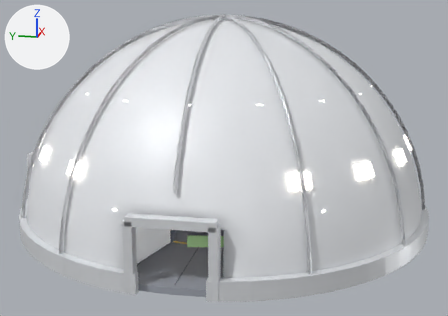
The FBX model unreal/LunarOutpost/Models/hab__hab.fbx as it was, and as the next commit left it.
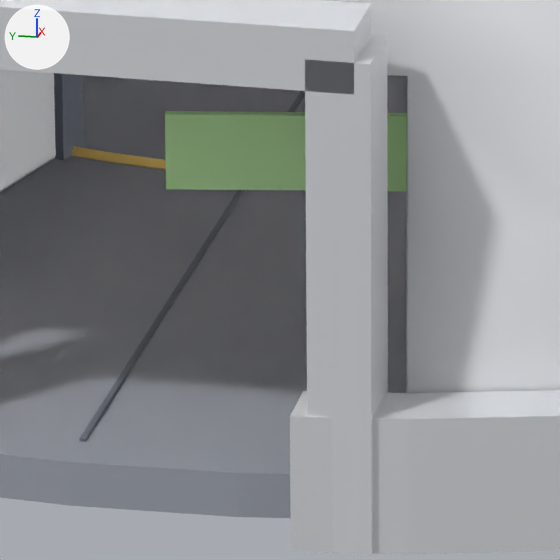
There are two pictures of each version: one whole from a 50 mm lens placed at (-33.9, -6.8, 11.7), pointed at (-0.5, -0.1, 3.4), one close up on the part from 36% to 55% of the width and 69% to 96% of the height. The axes (+X, +Y, +Z) are drawn at upper left. The lights are the same throughout. The older version's two pictures come first. Vertices at exactly the same position are counted once.

Before the edit, the objects in view are built like this:
```python
ob_hab__hab = bpy.data.objects.new('hab__hab', me_hab__hab)
ob_hab__hab.location = (0.0, 0.0, 0.0)
```
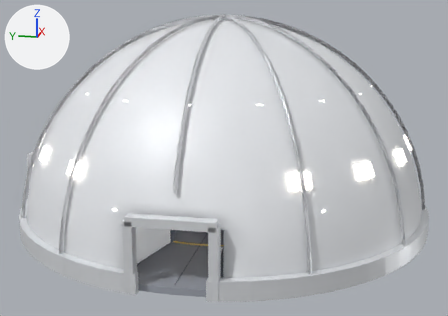
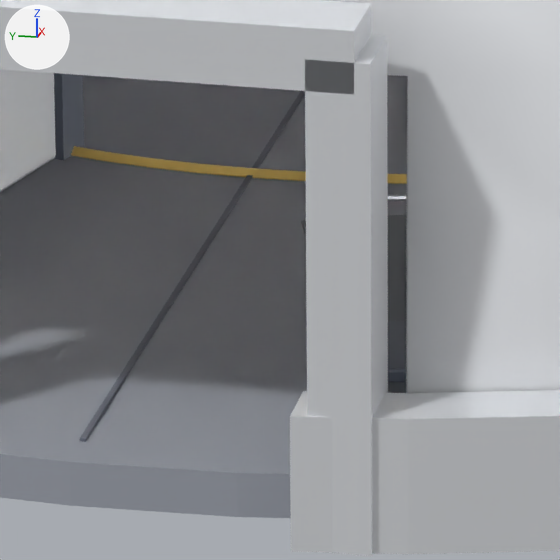
Edits to the bpy script that builds the scene:
```text
Add mat_gym_floor:
    mat_gym_floor = principled_material('gym_floor')
    mat_gym_floor.base_color = (0.18, 0.196, 0.227)  # grey #767a83
    mat_gym_floor.roughness = 0.95
Change me_hab__hab:
    used by ob_hab__hab; location = (0.0, 0.0, 0.0)
    remove me_hab__hab.from_pydata(...)  # 13364 vertices, 12240 faces; spans x -11.2..11.2, y -11.4..11.2, z 0.0..11.3
    add me_hab__hab.from_pydata(...)  # 13852 vertices, 12518 faces; spans x -11.2..11.2, y -11.4..11.2, z 0.0..11.3
    me_hab__hab part 1: the loose piece of 16 vertices spanning x -8.3..-8.2, y -2.9..-2.8, z 0.4..1.1 is copied, and the copy is multiplied about its middle by the matrix ((-1.487, 0.0, -0.316), (-0.316, 0.0, 1.487), (0.0, 1.52, 0.0)), then moved by (-0.5, 1.0, 0.6); it spans x -8.9..-8.6, y -2.4..-1.3, z 1.3..1.4
    me_hab__hab part 2: 262 vertices moved from x -10.3..-5.6, y -4.7..-0.5, z 0.0..2.5 to x -9.5..-7.3, y -4.5..-1.3, z 0.3..1.6; 139 vertices removed from x -9.3..-7.3, y -4.6..-2.4, z 0.0..2.2; 539 vertices added at x -10.0..-5.6, y -5.1..-0.6, z 0.3..1.6
    me_hab__hab part 3: 2 faces spanning x -8.9..-8.8, y -1.6..-1.4, z 1.3..1.4 switch from mat_accent170 (green #c4efad) to mat_rubber (dark grey #606063)
    other edits to the shape of me_hab__hab do not show in these pictures
    remove me_hab__hab.materials.append(mat_mat_green)  # green #a0d5b7
    add me_hab__hab.materials.append(mat_gym_floor)  # grey #767a83
```

Boxes [x1, y1, x2, y2] around the edits, measured in the close-ups (560 x 560 px; the box of a moved part takes in the faces that stretch with it):
part 1 of me_hab__hab, added (mostly hidden): after [388, 194, 406, 201]
part 2 of me_hab__hab, moved or reshaped: before [165, 111, 407, 116]; after [301, 214, 406, 393]
part 3 of me_hab__hab, recoloured: before [165, 114, 407, 191]
